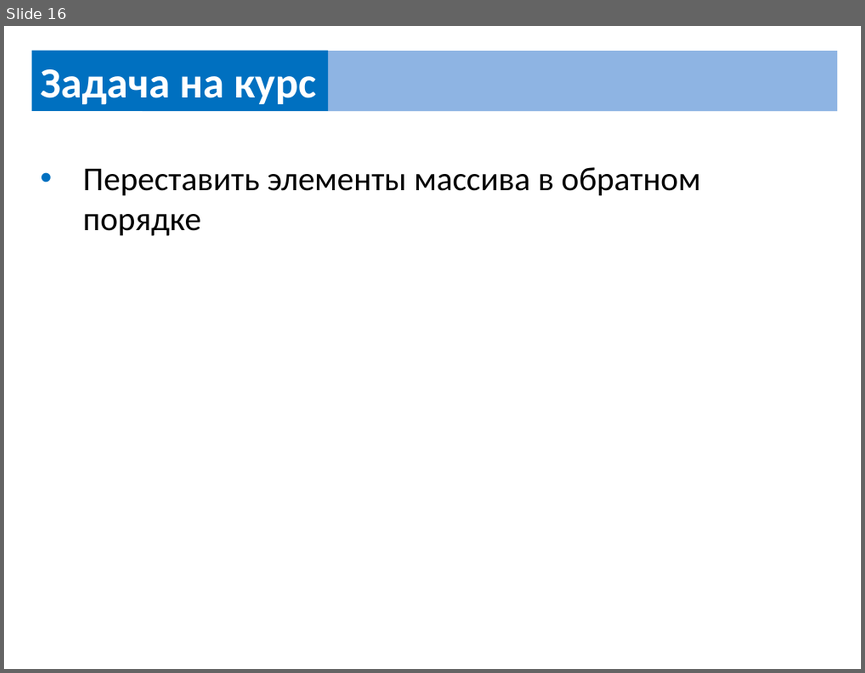
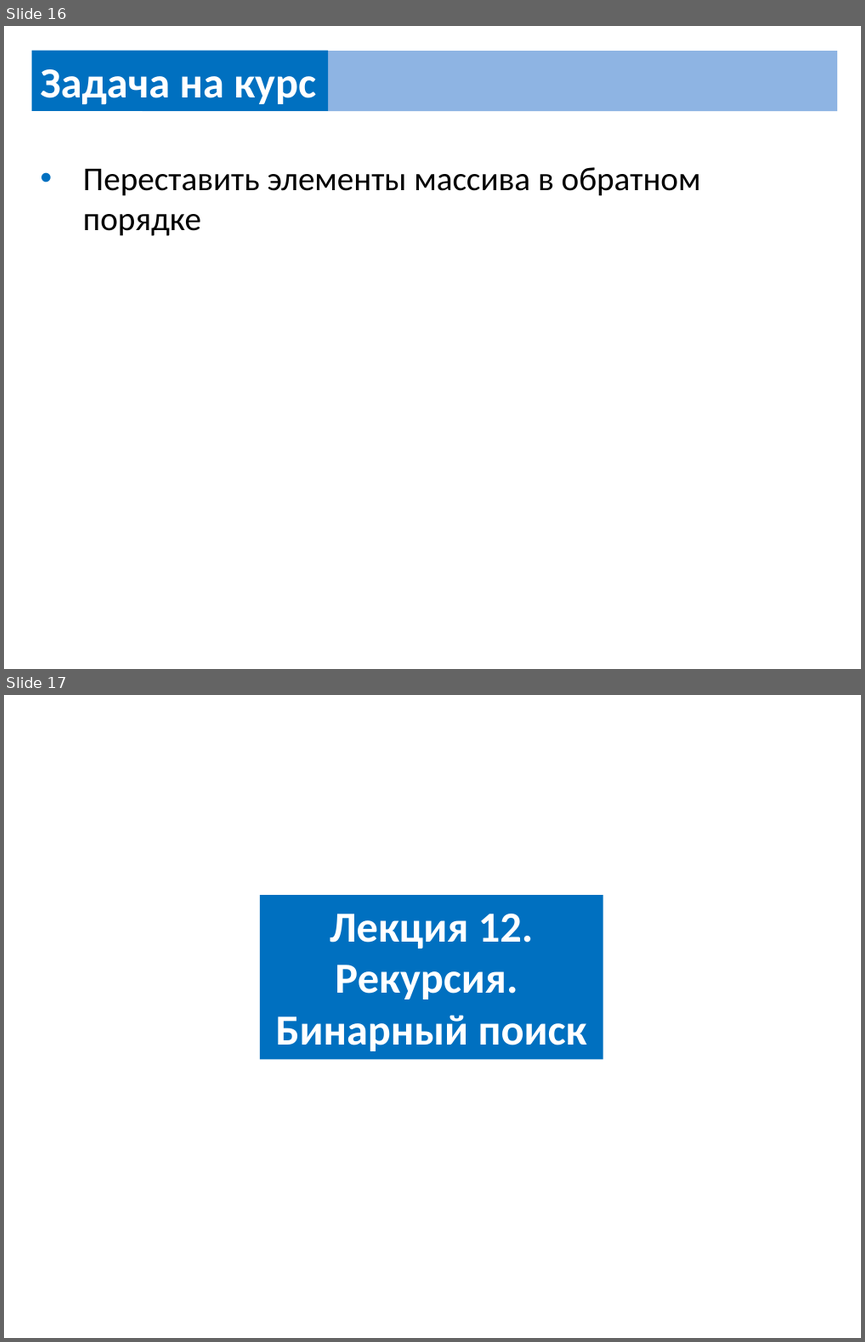
Before and after one commit to UsovaAnna/lesson, a slide deck: src/сourse/course_task.pptx. Shown one above the other, each under a label of ours: slide 16 before the commit, slides 16 and 17 after it. The pictures are 865x673 and 865x1342 pixels, drawn with LibreOffice and Linux fonts; fonts in the diff are those of the drawing. Boxes give left, top, right and bottom in pixels: in the first picture for what was removed or moved away, otherwise in the second. Text is boxed around its words. In the diff, an @@ line names an element or a change of style, - is before the commit and + after.

```diff
--- a/src/сourse/course_task.pptx
+++ b/src/сourse/course_task.pptx
@@ slide 17 added at (4,695,861,1338), background #FFFFFF @@
@@ rectangle added at (259,895,603,1059), fill #0070C0, 36 pt, text #FFFFFF, bold @@
+Лекция 12.
+Рекурсия.
+Бинарный поиск
```
Also in this commit, not shown: 2 other slides added, 1 other file.
